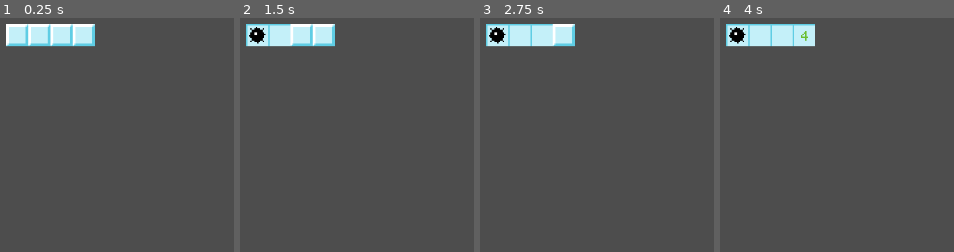
Above: before the commit, frames 1-4 (left to right).
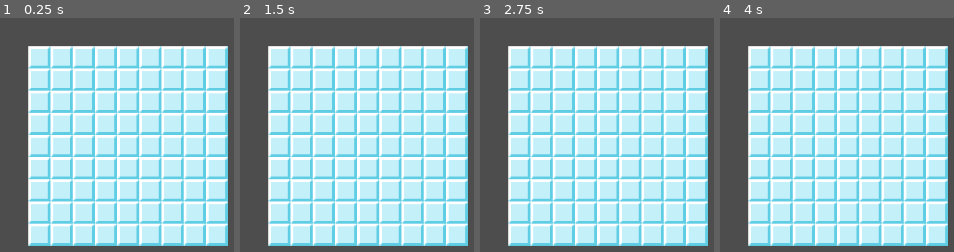
Above: after the commit, the same moments.

Repository: diegohmac/godot-mine-sweeper
Game: Godot game, scene res://mine_sweeper.tscn
The game is run twice, just before and just after one commit, with the same random seed, the same clock (stepped at 60 frames per second) and the same inputs. The project has no main scene, so this scene is started directly.
Inputs (mouse positions are in pixels of both pictures, inside the frame that each line leads up to):
- Up to frame 1 (0.25 s): no input
- Up to frame 2 (1.5 s): tap Enter at 0.5 s; move the mouse to (256, 34) at 0.52 s; click (256, 34) at 0.67 s; tap Space at 1.25 s; move the mouse to (279, 34) at 1.27 s; click (279, 34) at 1.42 s
- Up to frame 3 (2.75 s): tap Enter at 2 s; move the mouse to (540, 34) at 2.02 s; click (540, 34) at 2.17 s
- Up to frame 4 (4 s): tap Space at 2.75 s; move the mouse to (804, 34) at 2.77 s; click (804, 34) at 2.92 s; tap Enter at 3.5 s; move the mouse to (outside the picture) at 3.52 s; click (outside the picture) at 3.67 s

The runs differ from the first frame. In frame 1, 77% of the frame differs, in the area x 2-98%, y 2-98%; in frame 2, 77%; in frame 3, 77%; in frame 4, 77%.

Commit message:
refactor: update main script to display cells

Diff:
--- a/mine_sweeper.gd
+++ b/mine_sweeper.gd
@@ -25,26 +25,38 @@
 	populateGrid()
 
 func populateGrid():
-	#for i in grid.size():
-		#pass
+	for i in grid.size():
+		for j in grid[i].size():
+			var cellType = grid[i][j]
+			var cell = CellScene.instantiate()
+			cell.position = Vector2(i * CELL_SIZE, j * CELL_SIZE)
 
-	var cell1 = CellScene.instantiate()
-	var cell2 = CellScene.instantiate()
-	var cell3 = CellScene.instantiate()
-	var cell4 = CellScene.instantiate()
+			print(cellType)
+			match cellType:
+				-1:
+					cell.is_mine = true
+				1, 2, 3, 4, 5, 6, 7, 8:
+					cell.adjacent_mines = cellType
 
-	cell1.is_mine = true
-	cell1.position = Vector2(1 * CELL_SIZE, 1 * CELL_SIZE)
-	cell2.position = Vector2(2 * CELL_SIZE, 1 * CELL_SIZE)
-	cell3.position = Vector2(3 * CELL_SIZE, 1 * CELL_SIZE)
-	cell4.adjacent_mines = ((randi() % 8) + 1)
-	cell4.position = Vector2(4 * CELL_SIZE, 1 * CELL_SIZE)
-	print(cell4.adjacent_mines)
-
-	add_child(cell1)
-	add_child(cell2)
-	add_child(cell3)
-	add_child(cell4)
+			add_child(cell)
+	#
+	#var cell1 = CellScene.instantiate()
+	#var cell2 = CellScene.instantiate()
+	#var cell3 = CellScene.instantiate()
+	#var cell4 = CellScene.instantiate()
+#
+	#cell1.is_mine = true
+	#cell1.position = Vector2(1 * CELL_SIZE, 1 * CELL_SIZE)
+	#cell2.position = Vector2(2 * CELL_SIZE, 1 * CELL_SIZE)
+	#cell3.position = Vector2(3 * CELL_SIZE, 1 * CELL_SIZE)
+	#cell4.adjacent_mines = ((randi() % 8) + 1)
+	#cell4.position = Vector2(4 * CELL_SIZE, 1 * CELL_SIZE)
+	#print(cell4.adjacent_mines)
+	#
+	#add_child(cell1)
+	#add_child(cell2)
+	#add_child(cell3)
+	#add_child(cell4)
 
 func place_mines():
 	var minesPlaced = 0
--- a/mine_sweeper.tscn
+++ b/mine_sweeper.tscn
@@ -3,4 +3,5 @@
 [ext_resource type="Script" path="res://mine_sweeper.gd" id="1_s10yf"]
 
 [node name="Game" type="Node2D"]
+position = Vector2(64, 64)
 script = ExtResource("1_s10yf")
